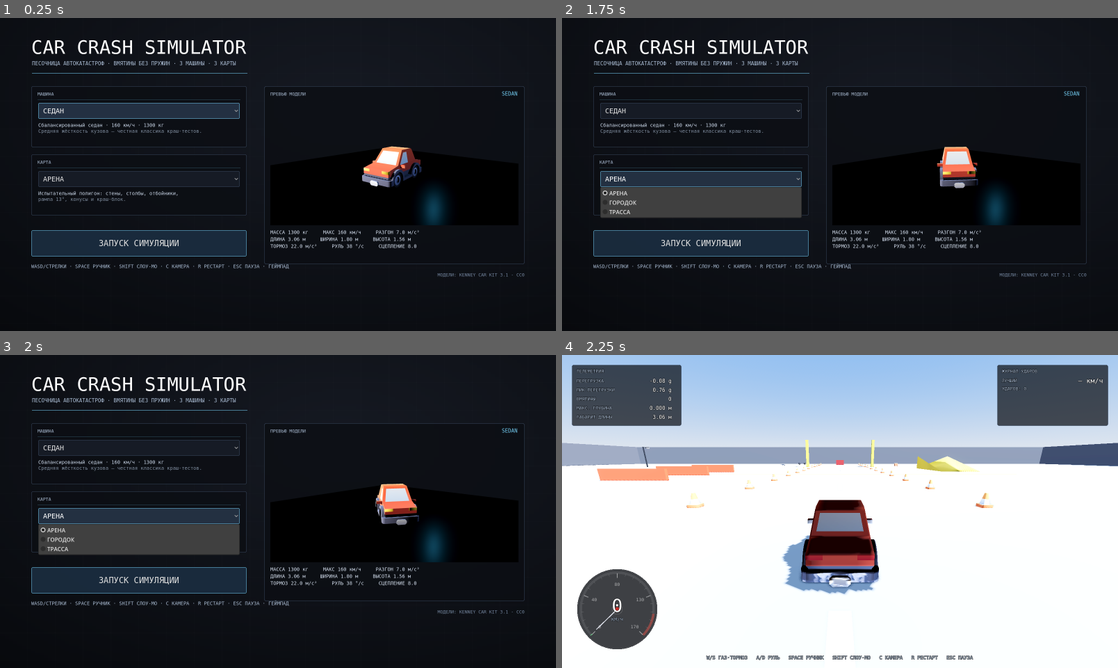
Above: before the commit, frames 1-4 (two rows, left to right).
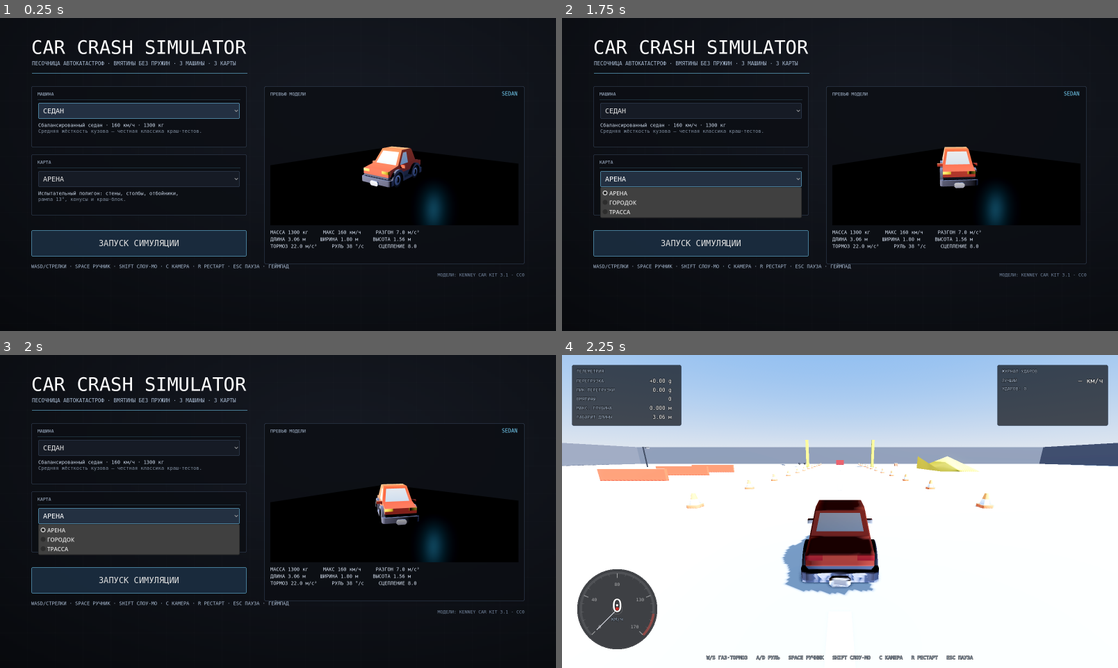
Above: after the commit, the same moments.

Repository: lightcodegit/carcrashsimulator
Game: Godot game, scene res://scenes/main_menu.tscn
Two runs of this game, one before a commit and one after it. Both use one fixed random seed, a clock stepped at 60 frames per second and the inputs below.
Inputs:
- Up to frame 1 (0.25 s): no input
- Up to frame 2 (1.75 s): click "СЕДАН" at 0.5 s; click "АРЕНА" at 1.25 s
- Up to frame 3 (2 s): no input
- Up to frame 4 (2.25 s): click "ЗАПУСК СИМУЛЯЦИИ" at 2 s

Frames 1-3 are identical in both runs. In frame 4, 0.4% of the frame differs, in the area x 1-100%, y 7-90%.

Commit message:
fix: stable ride height, climbable curbs, slow-mo that slows the car
- колёса дёргались, потому что дрожало само шасси: контакт с полом давал
  пилообразный прыжок на 2.5 см каждый кадр (640 смен знака из 640), а колёса как
  потомки шасси наследовали его. Рама теперь держится на опоре лучом и гасит
  вертикальную скорость — дрожь 0.000000 м/кадр
- опора ищется тремя лучами (нос, центр, корма) и берётся самая высокая поверхность
  в пределах STEP_UP: один центральный луч видел ступень только когда коллайдер уже
  упёрся, поэтому на бордюр и площадки было не заехать. Ступень выше STEP_UP
  по-прежнему стена
- _probe пропускает низкие препятствия по высоте их верха, а не только по нормали
- контроллер берёт state.step вместо жёсткого 1/physics_ticks_per_second: при
  Engine.time_scale Godot делает столько же тиков в секунду, но с уменьшенной
  дельтой, из-за чего машина разгонялась на полной скорости даже в слоу-мо.
  Замер: 100 км/ч за 3047 мс обычно и 10367 мс в слоу-мо (3.40×)
- _grounded считается по лучу, а не по числу контактов: рама висит на зазоре
  RIDE_GAP, поэтому контактов может не быть, а газ при этом нужен
- contact_monitor больше не нужен (body_entered не используется)

test: h_t15_ground (нулевая дрожь, заезд на площадку 0.4 м, упор в ступень 0.9 м)
и h_t16_slowmo (доля скорости при time_scale=0.3). В h_t4_dents вторая машина
спавнится отдельно — solver выталкивал её из первого коллайдера, и удар приходился
мимо кузова

Diff:
--- a/scripts/core/car_rig.gd
+++ b/scripts/core/car_rig.gd
@@ -11,6 +11,12 @@
 const HANDBRAKE_GRIP := 1.05
 const HANDBRAKE_BRAKE := 0.55
 const HANDBRAKE_STEER := 1.45
+# На какую ступень можно заехать (бордюр 0.2 м, площадки) и как держаться земли.
+const STEP_UP := 0.55
+const RIDE_GAP := 0.005
+const GROUND_LIFT := 0.30
+const GROUND_DROP := 0.35
+const SUPPORT_NORMAL_Y := 0.35
 
 var params: VehicleParams
 var chassis: RigidBody3D
@@ -36,8 +42,6 @@
 	ch.rig = self
 	ch.mass = p.mass
 	ch.custom_integrator = true
-	ch.contact_monitor = true
-	ch.max_contacts_reported = 8
 	ch.continuous_cd = true
 	var pm := PhysicsMaterial.new()
 	pm.friction = 0.0; pm.bounce = 0.0
@@ -77,10 +81,17 @@
 	return not _grounded
 
 func _chassis_physics(state: PhysicsDirectBodyState3D) -> void:
-	var dt := 1.0 / float(Engine.physics_ticks_per_second)
+	# state.step, а не 1/physics_ticks_per_second: при Engine.time_scale Godot делает
+	# столько же тиков в секунду, но с уменьшенной дельтой. С жёстким dt машина
+	# разгонялась и тормозила на полной скорости даже в слоу-мо.
+	var dt: float = state.step
 	var vel := state.linear_velocity
 	vel += Vector3(0, -9.8, 0) * dt            # custom_integrator отключает штатную гравитацию
-	_grounded = state.get_contact_count() > 0
+	# опору ищем лучом, а не числом контактов: рама держится на зазоре RIDE_GAP над
+	# землёй, поэтому контактов может не быть вовсе, а газ при этом нужен
+	var fwd_axis := Vector3(cos(heading), 0.0, -sin(heading))
+	var support := _ground_probe(state.transform.origin, fwd_axis)
+	_grounded = support.on
 	if _grounded:
 		var fwd := Vector3(cos(heading), 0.0, -sin(heading))
 		var right := Vector3(sin(heading), 0.0, cos(heading))
@@ -111,6 +122,7 @@
 	state.linear_velocity = vel
 	state.angular_velocity = Vector3.ZERO
 	state.transform.basis = Basis(Vector3.UP, heading)
+	_apply_ground(state, support)
 	_clamp_and_impact(state)
 	_prev_speed = state.linear_velocity.length() * 3.6
 	_recent_speed = maxf(_recent_speed - 1.6, _prev_speed)  # распад ~95 км/ч за секунду
@@ -153,8 +165,50 @@
 		body.apply_impact(best_point, best_dir, _recent_speed)  # dir — внутрь кузова
 		_impact_cooldown = 60
 
-# Луч из центра рамы вдоль dir. Пусто, если препятствия нет, оно пологое (рампа/пол)
-# или до него далеко. Иначе — точка контакта и насколько вытолкнуть раму.
+# Опора ищется тремя лучами (нос, центр, корма) и берётся самая высокая поверхность
+# в пределах STEP_UP. Один центральный луч видит ступень только когда коллайдер уже
+# упёрся в неё, поэтому машина не могла заехать на бордюр.
+func _ground_probe(origin: Vector3, fwd: Vector3) -> Dictionary:
+	var ride: float = params.collider_size().y * 0.5 + RIDE_GAP
+	var reach := ride + STEP_UP + 0.6
+	var limit := maxf(STEP_UP, GROUND_DROP)
+	var best := -INF
+	var along := params.length * 0.42
+	var offsets: Array[float] = [along, 0.0, -along]
+	for off in offsets:
+		var from := origin + fwd * off + Vector3(0, 0.30, 0)
+		var q := PhysicsRayQueryParameters3D.create(from, from + Vector3(0, -reach, 0))
+		q.exclude = [chassis.get_rid()]
+		var hit := _space().intersect_ray(q)
+		if hit.is_empty(): continue
+		var n: Vector3 = hit.normal
+		if n.y < SUPPORT_NORMAL_Y: continue        # стена или крутой склон, не опора
+		var top: float = hit.position.y
+		if absf(top + ride - origin.y) > limit: continue
+		best = maxf(best, top)
+	if best == -INF: return {"on": false, "dy": 0.0}
+	return {"on": true, "dy": best + ride - origin.y}
+
+# Держим раму на опоре: без этого контакт с полом даёт пилообразный прыжок на ~2.5 см
+# каждый кадр, а колёса как потомки шасси дёргаются вместе с ним. Заодно позволяет
+# заезжать на бордюры и площадки высотой до STEP_UP.
+func _apply_ground(state: PhysicsDirectBodyState3D, support: Dictionary) -> void:
+	if not support.on: return
+	var dy: float = support.dy
+	state.transform.origin.y += clampf(dy, -GROUND_LIFT, GROUND_LIFT)
+	if absf(dy) < 0.06:
+		var v := state.linear_velocity
+		state.linear_velocity = Vector3(v.x, 0.0, v.z)
+
+# Высота верха препятствия в точке контакта: нужна, чтобы отличить бордюр от стены.
+func _obstacle_top(p: Vector3) -> float:
+	var q := PhysicsRayQueryParameters3D.create(p + Vector3(0, 1.6, 0), p + Vector3(0, -0.6, 0))
+	q.exclude = [chassis.get_rid()]
+	var hit := _space().intersect_ray(q)
+	return -INF if hit.is_empty() else hit.position.y
+
+# Луч из центра рамы вдоль dir. Пусто, если препятствия нет, оно пологое (рампа/пол),
+# это низкая ступень (бордюр) или до него далеко. Иначе — точка контакта и выталкивание.
 func _probe(origin: Vector3, dir: Vector3, half: float, vel: Vector3) -> Dictionary:
 	var space := _space()
 	var eye := origin + Vector3(0, 0.2, 0)      # выше пола, чтобы не цеплять землю
@@ -167,6 +221,10 @@
 	if n.y > DRIVABLE_NORMAL_Y: return {}       # на такую поверхность можно заезжать
 	var along: float = (hit.position - eye).dot(dir)
 	if along >= half + 0.05: return {}
+	# низкое препятствие не стена: на бордюр и площадку заезжаем, а не упираемся
+	var car_bottom := origin.y - params.collider_size().y * 0.5
+	var top := _obstacle_top(hit.position)
+	if top > -INF and top < car_bottom + STEP_UP: return {}
 	return {"point": hit.position, "push": maxf(0.0, half + 0.03 - along)}
 
 func _physics_process(dt: float) -> void:
--- /dev/null
+++ b/tests/h_t15_ground.gd
@@ -0,0 +1,55 @@
+extends Node3D
+# Опора и ступени: рама не дрожит на плоском полу (иначе колёса дёргаются вместе с ней),
+# машина заезжает на бордюр/площадку до STEP_UP и упирается в более высокую ступень.
+var _fails := 0
+var _f := 0
+var car: CarRig
+var _prev_y := 0.0
+var _jit := 0.0
+var _flips := 0
+var _last_d := 0.0
+var _jit_frames := 0
+var _climb_y := 0.0
+
+func check(cond: bool, msg: String) -> void:
+	if not cond: _fails += 1; print("FAIL: " + msg)
+
+func _ready() -> void:
+	var fl := StaticBody3D.new()
+	var cs := CollisionShape3D.new(); var b := BoxShape3D.new()
+	b.size = Vector3(400, 2, 60); cs.shape = b
+	fl.add_child(cs); add_child(fl); fl.global_position = Vector3(150, -1, 0)
+	MapDB.box(self, Vector3(60, 0.2, 0), Vector3(30, 0.4, 20), Color(0.5, 0.5, 0.5))    # площадка 0.4 м
+	MapDB.box(self, Vector3(140, 0.45, 0), Vector3(20, 0.9, 20), Color(0.5, 0.3, 0.3))  # ступень 0.9 м
+	await get_tree().process_frame
+	car = CarRig.new(); add_child(car)
+	car.build(VehicleDB.get_params("sport"), get_world_3d())
+	car.respawn(Transform3D(Basis.IDENTITY, Vector3(0, 1.0, 0)))
+	_prev_y = car.chassis.global_position.y
+	Input.action_press("throttle")
+
+func _physics_process(_dt: float) -> void:
+	if car == null or not is_instance_valid(car) or car.chassis == null: return
+	_f += 1
+	var y := car.chassis.global_position.y
+	var x := car.chassis.global_position.x
+	var d: float = y - _prev_y
+	if x < 40.0 and _f > 30:
+		_jit_frames += 1
+		_jit = maxf(_jit, absf(d))
+		if d * _last_d < 0.0 and absf(d) > 0.0005: _flips += 1
+	if x > 45.0: _climb_y = maxf(_climb_y, y)
+	_last_d = d
+	_prev_y = y
+	if _f == 900:
+		Input.action_release("throttle")
+		var ride: float = car.params.collider_size().y * 0.5
+		check(_jit_frames > 50, "замер дрожи состоялся (%d кадров)" % _jit_frames)
+		check(_jit < 0.002, "рама не дрожит на плоском полу (%.6f м/кадр)" % _jit)
+		check(_flips == 0, "нет пилообразных скачков высоты (%d смен знака)" % _flips)
+		check(_climb_y > 0.4 + ride * 0.9, "заехала на площадку 0.4 м (y=%.3f, нужно >%.3f)" % [_climb_y, 0.4 + ride * 0.9])
+		check(x < 131.0, "упёрлась в ступень 0.9 м (x=%.1f)" % x)
+		check(car.body.dent_count > 0, "ступень выше STEP_UP помяла кузов (%d)" % car.body.dent_count)
+		print("GROUND jitter=%.6f flips=%d climb_y=%.3f x=%.1f dents=%d" % [_jit, _flips, _climb_y, x, car.body.dent_count])
+		print("ALL PASS" if _fails == 0 else "FAILS %d" % _fails)
+		get_tree().quit(0 if _fails == 0 else 1)
--- /dev/null
+++ b/tests/h_t15_ground.tscn
@@ -0,0 +1,4 @@
+[gd_scene load_steps=2 format=3]
+[ext_resource type="Script" path="res://tests/h_t15_ground.gd" id="1"]
+[node name="T" type="Node3D"]
+script = ExtResource("1")
--- /dev/null
+++ b/tests/h_t16_slowmo.gd
@@ -0,0 +1,46 @@
+extends Node3D
+# Контроллер обязан уважать Engine.time_scale: при 0.3 за то же число физических тиков
+# машина набирает примерно втрое меньшую скорость. Прежний жёсткий dt = 1/60 давал
+# обычный разгон даже в слоу-мо.
+var _fails := 0
+var car: CarRig
+var _ticks := 0
+var _phase := 0
+var _v_normal := 0.0
+
+func check(cond: bool, msg: String) -> void:
+	if not cond: _fails += 1; print("FAIL: " + msg)
+
+func _ready() -> void:
+	var fl := StaticBody3D.new()
+	var cs := CollisionShape3D.new(); var b := BoxShape3D.new()
+	b.size = Vector3(900, 2, 60); cs.shape = b
+	fl.add_child(cs); add_child(fl); fl.global_position = Vector3(300, -1, 0)
+	await get_tree().process_frame
+	car = CarRig.new(); add_child(car)
+	car.build(VehicleDB.get_params("sport"), get_world_3d())
+	car.respawn(Transform3D(Basis.IDENTITY, Vector3(0, 1.0, 0)))
+	Input.action_press("throttle")
+
+func _physics_process(_dt: float) -> void:
+	if car == null or not is_instance_valid(car) or car.chassis == null: return
+	_ticks += 1
+	if _phase == 0 and _ticks == 150:
+		_v_normal = car.speed_kmh()
+		_phase = 1
+		_ticks = 0
+		TimeScale.set_hold(true)
+		car.respawn(Transform3D(Basis.IDENTITY, Vector3(0, 1.0, 0)))
+		Input.action_press("throttle")
+	elif _phase == 1 and _ticks == 150:
+		var v_slow := car.speed_kmh()
+		var ratio := v_slow / maxf(0.001, _v_normal)
+		check(Engine.time_scale == 0.3, "слоу-мо включено (%.2f)" % Engine.time_scale)
+		check(_v_normal > 20.0, "обычный разгон состоялся (%.1f км/ч)" % _v_normal)
+		check(ratio > 0.2 and ratio < 0.45,
+			"в слоу-мо разгон втрое медленнее (%.1f против %.1f км/ч, доля %.2f)" % [v_slow, _v_normal, ratio])
+		TimeScale.set_hold(false)
+		check(Engine.time_scale == 1.0, "после отпускания масштаб вернулся (%.2f)" % Engine.time_scale)
+		print("SLOWMO normal=%.1f км/ч slow=%.1f км/ч ratio=%.2f" % [_v_normal, v_slow, ratio])
+		print("ALL PASS" if _fails == 0 else "FAILS %d" % _fails)
+		get_tree().quit(0 if _fails == 0 else 1)
--- /dev/null
+++ b/tests/h_t16_slowmo.tscn
@@ -0,0 +1,4 @@
+[gd_scene load_steps=2 format=3]
+[ext_resource type="Script" path="res://tests/h_t16_slowmo.gd" id="1"]
+[node name="T" type="Node3D"]
+script = ExtResource("1")
--- a/tests/h_t4_dents.gd
+++ b/tests/h_t4_dents.gd
@@ -25,7 +25,10 @@
 	await get_tree().physics_frame
 
 func _nose() -> Vector3:
-	return car.chassis.global_position + Vector3(car.params.length * 0.5 - 0.05, 0.0, 0.0)
+	return _nose_of(car)
+
+func _nose_of(c: CarRig) -> Vector3:
+	return c.chassis.global_position + Vector3(c.params.length * 0.5 - 0.05, 0.0, 0.0)
 
 func _physics_process(_dt: float) -> void:
 	_frame += 1
@@ -69,13 +72,14 @@
 	check(moved_near > 20, "B8 зона удара сдвинулась (%d вершин)" % moved_near)
 	check(b.moved_vertex_count(0.01) > 20, "B9 счётчик сдвинутых вершин (%d)" % b.moved_vertex_count(0.01))
 
-	# C) монотонность по скорости: на второй машине удар сильнее мнёт
+	# C) монотонность по скорости: вторая машина стоит отдельно (иначе solver
+	# выталкивает её из первого коллайдера и удар приходится мимо кузова)
 	var car2 := CarRig.new()
 	add_child(car2)
 	car2.build(VehicleDB.get_params("sedan"), get_world_3d())
-	car2.respawn(Transform3D(Basis.IDENTITY, Vector3(0, 1.0, 0)))
+	car2.respawn(Transform3D(Basis.IDENTITY, Vector3(24.0, 1.0, 0)))
 	await get_tree().physics_frame
-	car2.body.apply_impact(_nose(), Vector3(1, 0, 0), 150.0)
+	car2.body.apply_impact(_nose_of(car2), Vector3(1, 0, 0), 150.0)
 	check(car2.body.max_depth > b.max_depth, "C1 faster hit dents deeper (%.3f > %.3f)" % [car2.body.max_depth, b.max_depth])
 	check(car2.body.deformation() > def60, "C2 faster hit deforms more (%.3f > %.3f)" % [car2.body.deformation(), def60])
 	car2.queue_free()
Not shown, added: tests/h_t13_handling.gd.uid
Not shown, added: tests/h_t14_camera.gd.uid
